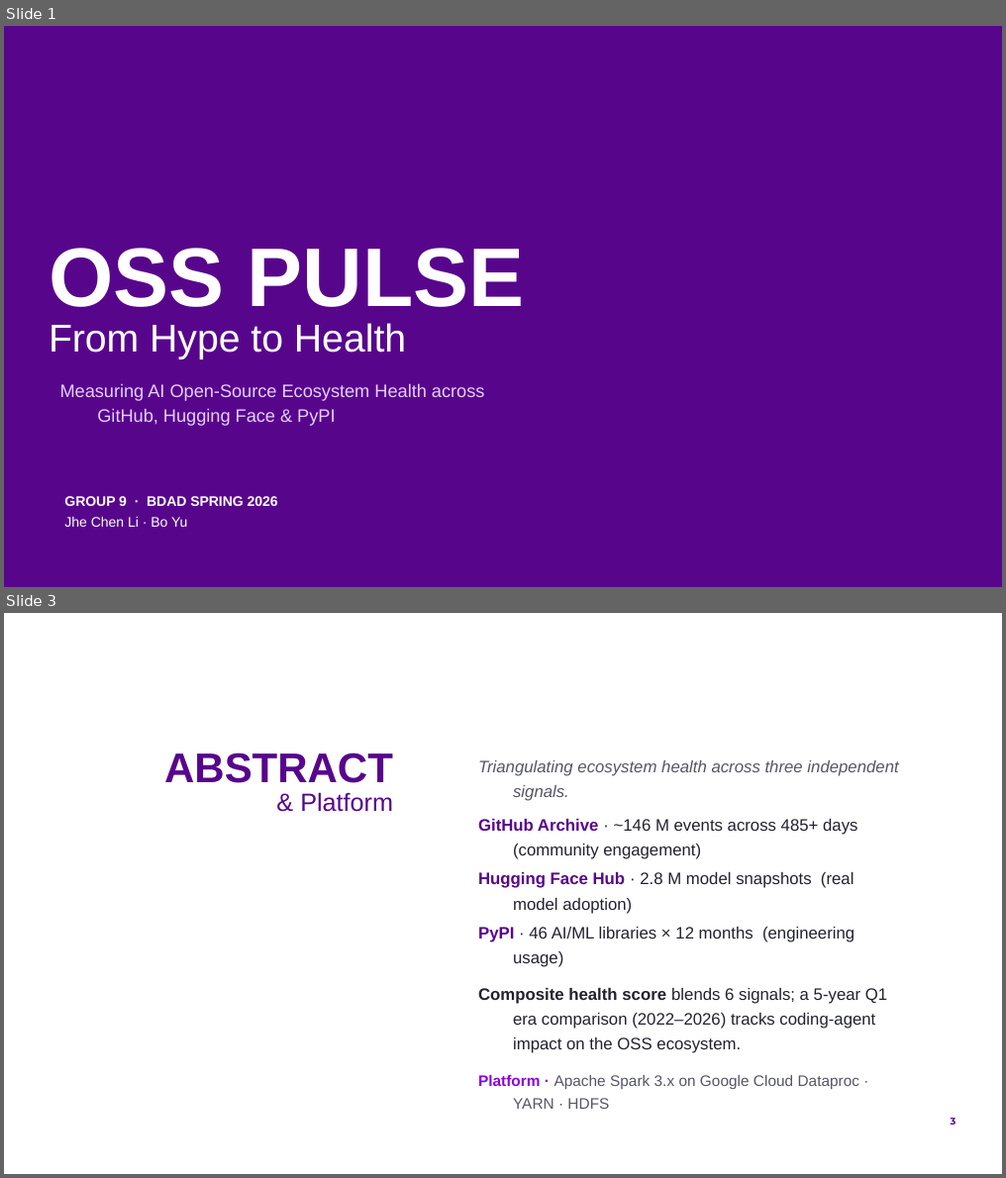
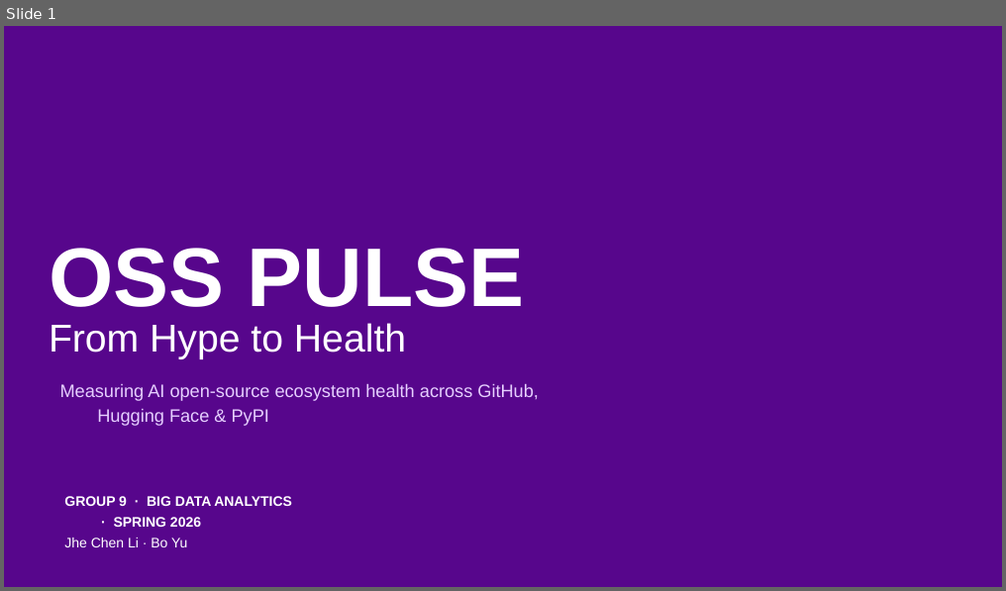
Before and after one commit to by2566-hash/OSS_Pulse, a slide deck: report/presentation/group9_oss_pulse.pptx. Shown one above the other, each under a label of ours: slides 1 and 3 before the commit, slide 1 after it; the slides between them are not shown. The pictures are 1006x1178 and 1006x591 pixels, drawn with LibreOffice and Linux fonts; fonts in the diff are those of the drawing; background and template pictures are left out. Boxes give left, top, right and bottom in pixels: in the first picture for what was removed or moved away, otherwise in the second. Text is boxed around its words. In the diff, an @@ line names an element or a change of style, - is before the commit and + after.

```diff
--- a/report/presentation/group9_oss_pulse.pptx
+++ b/report/presentation/group9_oss_pulse.pptx
@@ slide 3 removed at [4,613,1002,1174], background #FFFFFF @@
@@ title removed at [164,753,393,812] @@
-ABSTRACT
-& Platform
@@ text removed at [478,761,898,1089] @@
-Triangulating ecosystem health across three independent signals.
-GitHub Archive · ~146 M events across 485+ days (community engagement)
-Hugging Face Hub · 2.8 M model snapshots (real model adoption)
-PyPI · 46 AI/ML libraries × 12 months (engineering usage)
-Composite health score blends 6 signals; a 5-year Q1 era comparison (2022–2026) tracks coding-agent impact on the OSS ecosystem.
-Platform · Apache Spark 3.x on Google Cloud Dataproc · YARN · HDFS
@@ page number removed at [950,1118,956,1125] @@
-3
@@ slide 1 changed as well @@
@@ subtitle at [60,384,539,426]: text changed @@
-Measuring AI Open-Source Ecosystem Health across GitHub, Hugging Face & PyPI
+Measuring AI open-source ecosystem health across GitHub, Hugging Face & PyPI
@@ text at [64,496,292,527]: text changed @@
-GROUP 9 · BDAD SPRING 2026
+GROUP 9 · BIG DATA ANALYTICS · SPRING 2026
```
Also in this commit, not shown: 4 other slides changed, 10 slides added, 19 other slides removed, 21 other files.
